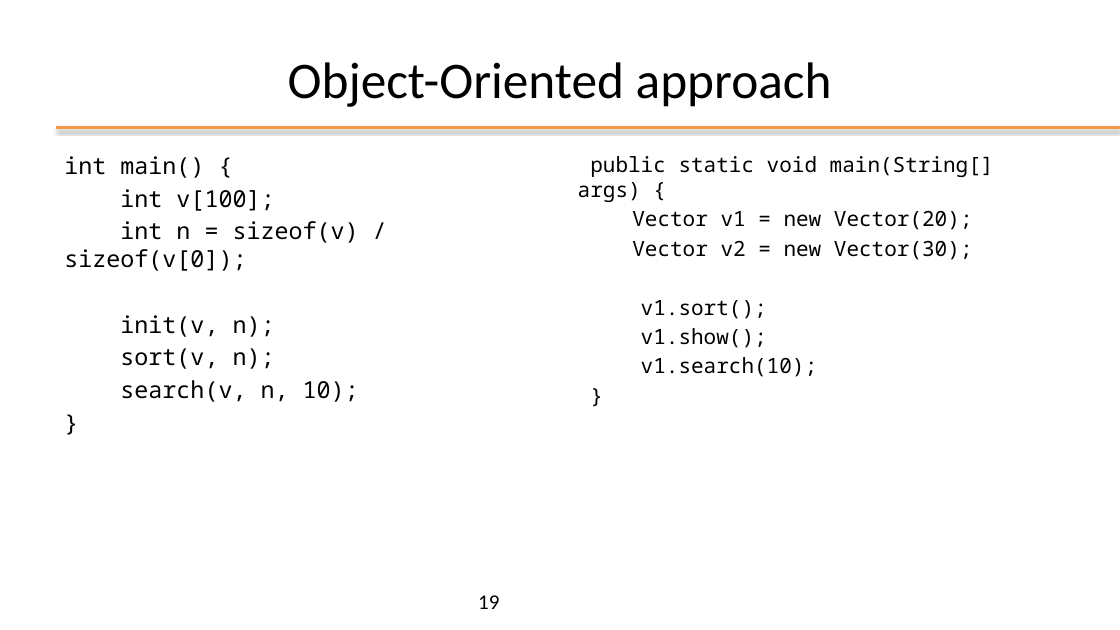
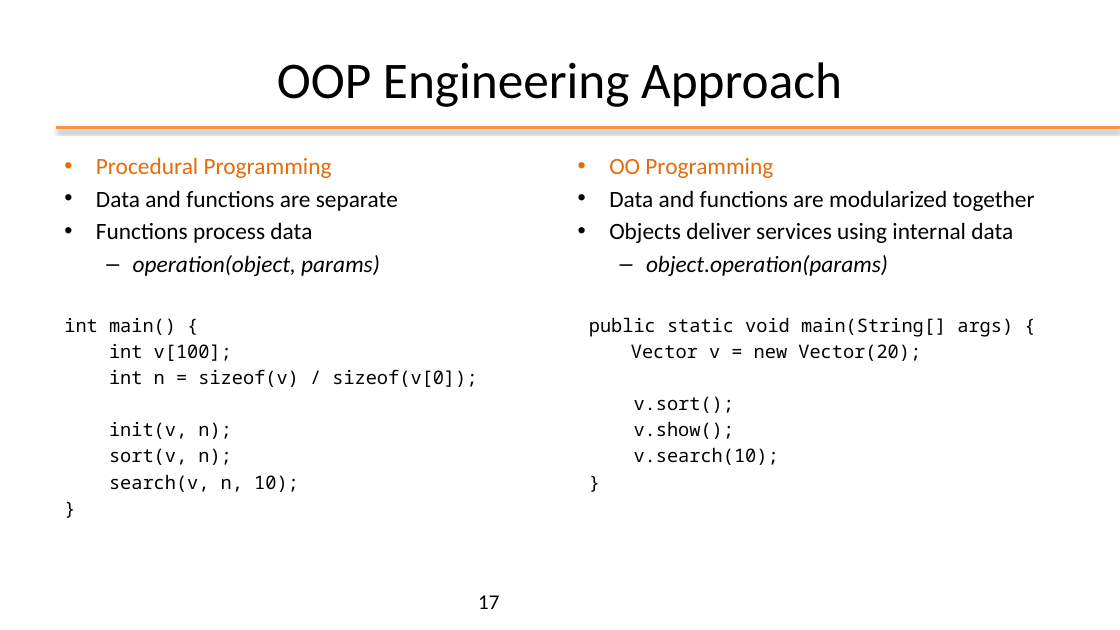
Before and after one commit to plctechnician/ooprogramming, a slide deck: slide 17 of java/slides/ppt/01 - Java From Functions to Objects.pptx (slide 19 before the commit). Drawn at 1120x630 pixels with LibreOffice and Linux fonts; fonts in the diff are those of the drawing; background and template pictures are left out. Boxes give left, top, right and bottom in pixels: in the first picture for what was removed or moved away, otherwise in the second. Text is boxed around its words. In the diff, an @@ line names an element or a change of style, - is before the commit and + after.

```diff
--- a/java/slides/ppt/01 - Java From Functions to Objects.pptx
+++ b/java/slides/ppt/01 - Java From Functions to Objects.pptx
@@ title at box(277, 62, 842, 107): text changed @@
-Object-Oriented approach
+OOP Engineering Approach
@@ text at box(96, 157, 398, 276): paragraphs added @@
+• Procedural Programming
+• Data and functions are separate
+• Functions process data
+  – operation(object, params)
@@ text at box(609, 158, 1035, 276): paragraphs added @@
+• OO Programming
+• Data and functions are modularized together
+• Objects deliver services using internal data
+  – object.operation(params)
@@ text at box(64, 318, 477, 492): size 20 to 16 pt in "int main() {", "int v[100];", "int n = sizeof(v) / sizeof(v[0]);", "init(v, n);" and 3 more places @@
@@ text at box(589, 317, 1013, 337): size 18 to 16 pt in "public static void main(String[] args) {", "}" @@
@@ text at box(631, 344, 921, 465): text changed; size 18 to 16 pt @@
-Vector v1 = new Vector(20);
-Vector v2 = new Vector(30);
-v1.sort();
-v1.show();
-v1.search(10);
+Vector v = new Vector(20);
+v.sort();
+v.show();
+v.search(10);
@@ page number at box(478, 595, 499, 609): text changed @@
-19
+17
```
Also in this commit, not shown: 9 other slides changed, 1 slide added, 9 slides removed, 3 other files.
